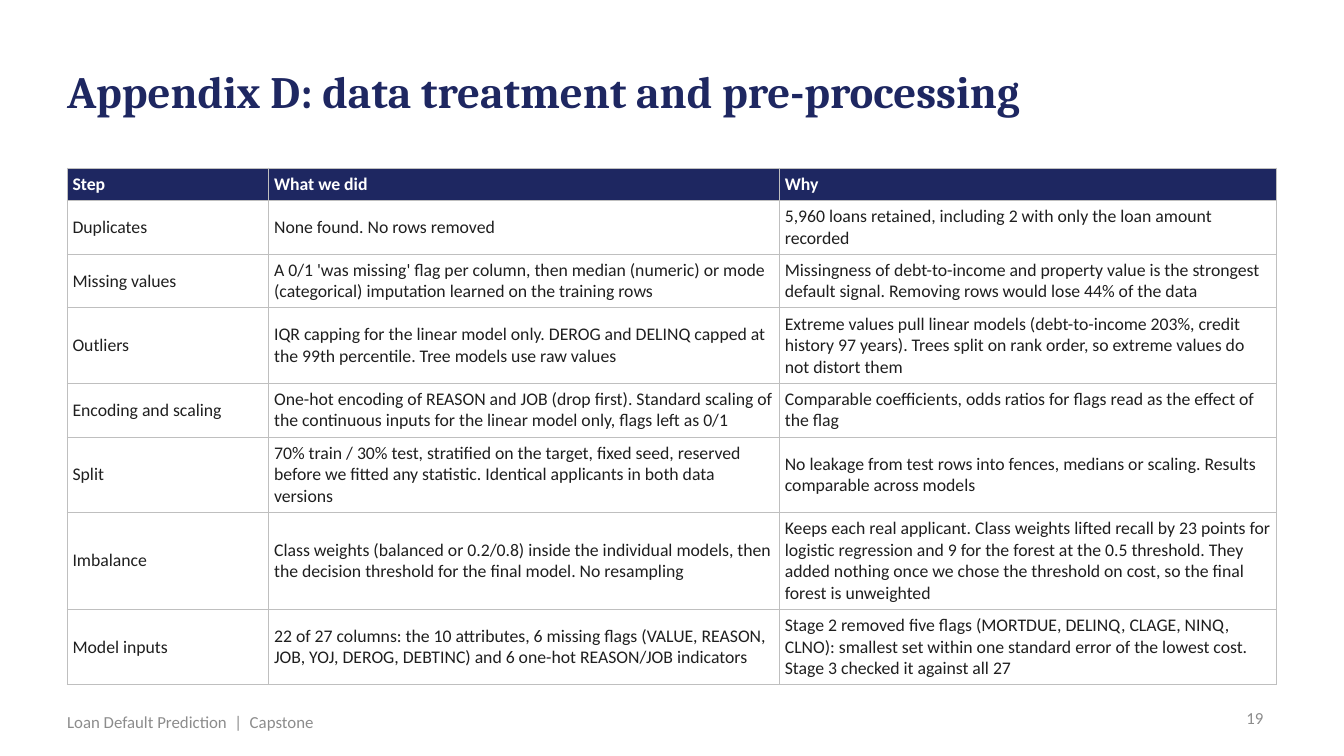
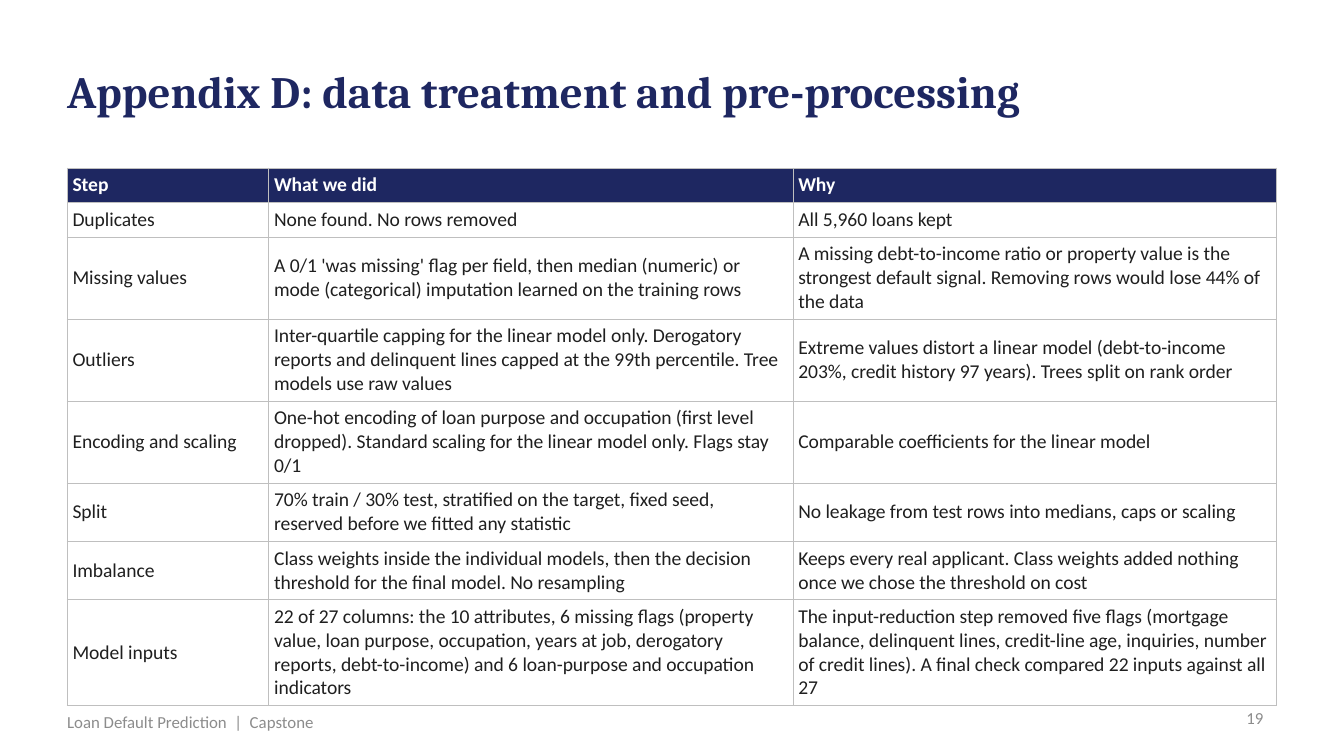
Before and after one commit to shubham1891/Personal-code, a slide deck: slide 19 of presentation/Loan_Default_Prediction_Presentation.pptx. Drawn at 1344x756 pixels with LibreOffice and Linux fonts; fonts in the diff are those of the drawing. Boxes give left, top, right and bottom in pixels: in the first picture for what was removed or moved away, otherwise in the second. Text is boxed around its words. In the diff, an @@ line names an element or a change of style, - is before the commit and + after.

```diff
--- a/presentation/Loan_Default_Prediction_Presentation.pptx
+++ b/presentation/Loan_Default_Prediction_Presentation.pptx
@@ table at bbox=[67, 168, 1277, 698] @@
-row 2, column 3: 5,960 loans retained, including 2 with only the loan amount recorded
+row 2, column 3: All 5,960 loans kept
-row 3, column 2: A 0/1 'was missing' flag per column, then median (numeric) or mode (categorical) imputation learned on the training rows
+row 3, column 2: A 0/1 'was missing' flag per field, then median (numeric) or mode (categorical) imputation learned on the training rows
-row 3, column 3: Missingness of debt-to-income and property value is the strongest default signal. Removing rows would lose 44% of the data
+row 3, column 3: A missing debt-to-income ratio or property value is the strongest default signal. Removing rows would lose 44% of the data
-row 4, column 2: IQR capping for the linear model only. DEROG and DELINQ capped at the 99th percentile. Tree models use raw values
+row 4, column 2: Inter-quartile capping for the linear model only. Derogatory reports and delinquent lines capped at the 99th percentile. Tree models use raw values
-row 4, column 3: Extreme values pull linear models (debt-to-income 203%, credit history 97 years). Trees split on rank order, so extreme values do not distort them
+row 4, column 3: Extreme values distort a linear model (debt-to-income 203%, credit history 97 years). Trees split on rank order
-row 5, column 2: One-hot encoding of REASON and JOB (drop first). Standard scaling of the continuous inputs for the linear model only, flags left as 0/1
+row 5, column 2: One-hot encoding of loan purpose and occupation (first level dropped). Standard scaling for the linear model only. Flags stay 0/1
-row 5, column 3: Comparable coefficients, odds ratios for flags read as the effect of the flag
+row 5, column 3: Comparable coefficients for the linear model
-row 6, column 2: 70% train / 30% test, stratified on the target, fixed seed, reserved before we fitted any statistic. Identical applicants in both data versions
+row 6, column 2: 70% train / 30% test, stratified on the target, fixed seed, reserved before we fitted any statistic
-row 6, column 3: No leakage from test rows into fences, medians or scaling. Results comparable across models
+row 6, column 3: No leakage from test rows into medians, caps or scaling
-row 7, column 2: Class weights (balanced or 0.2/0.8) inside the individual models, then the decision threshold for the final model. No resampling
+row 7, column 2: Class weights inside the individual models, then the decision threshold for the final model. No resampling
-row 7, column 3: Keeps each real applicant. Class weights lifted recall by 23 points for logistic regression and 9 for the forest at the 0.5 threshold. They added nothing once we chose the threshold on cost, so the final forest is unweighted
+row 7, column 3: Keeps every real applicant. Class weights added nothing once we chose the threshold on cost
-row 8, column 2: 22 of 27 columns: the 10 attributes, 6 missing flags (VALUE, REASON, JOB, YOJ, DEROG, DEBTINC) and 6 one-hot REASON/JOB indicators
+row 8, column 2: 22 of 27 columns: the 10 attributes, 6 missing flags (property value, loan purpose, occupation, years at job, derogatory reports, debt-to-income) and 6 loan-purpose and occupation indicators
-row 8, column 3: Stage 2 removed five flags (MORTDUE, DELINQ, CLAGE, NINQ, CLNO): smallest set within one standard error of the lowest cost. Stage 3 checked it against all 27
+row 8, column 3: The input-reduction step removed five flags (mortgage balance, delinquent lines, credit-line age, inquiries, number of credit lines). A final check compared 22 inputs against all 27
@@ size 9.5 to 10.5 pt in "Step", "What we did", "Why", "Duplicates" and 7 more places @@
```
Also in this commit, not shown: 14 other slides changed, 2 other files.
